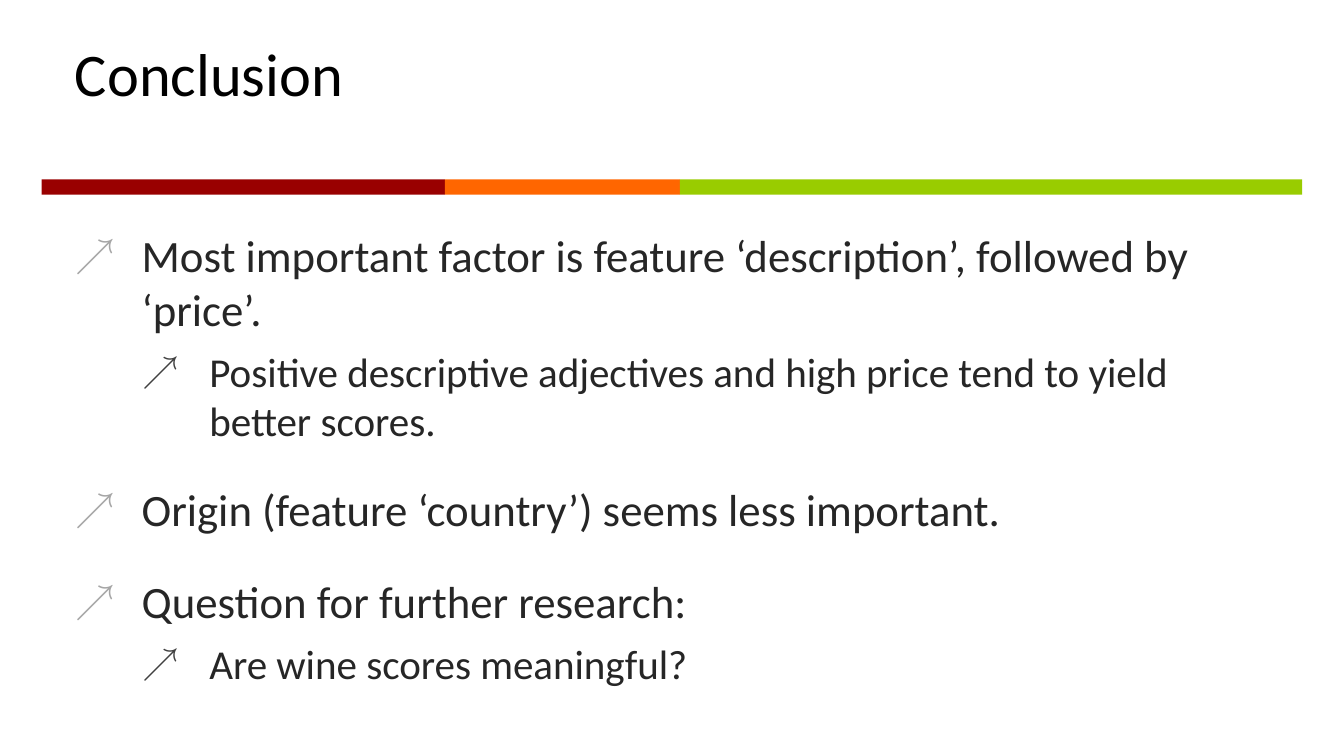
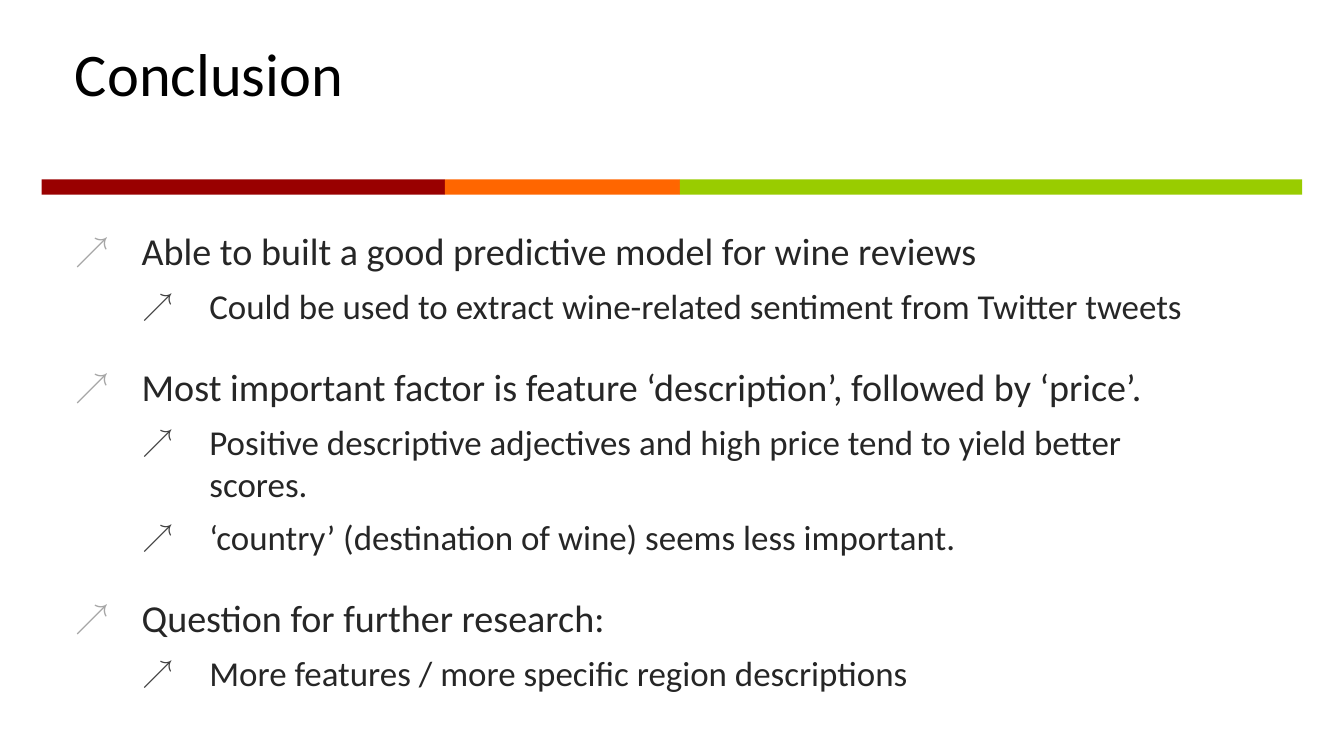
Before and after one commit to linreg2/Project1, a slide deck: slide 14 of project1_presentation.pptx. Drawn at 1344x756 pixels with LibreOffice and Linux fonts; fonts in the diff are those of the drawing; background and template pictures are left out. Boxes give left, top, right and bottom in pixels: in the first picture for what was removed or moved away, otherwise in the second. Text is boxed around its words. In the diff, an @@ line names an element or a change of style, - is before the commit and + after.

```diff
--- a/project1_presentation.pptx
+++ b/project1_presentation.pptx
@@ text at (142, 238, 1181, 320): paragraphs added @@
+↗ Able to built a good predictive model for wine reviews
+  ↗ Could be used to extract wine-related sentiment from Twitter tweets
@@ text at (142, 373, 1142, 637): size 24 to 20.4 pt in "Most important factor is feature ‘description’, followed ...", "Question for further research:"; size 22 to 18.7 pt in "Positive descriptive adjectives and high price tend ..." @@
@@ text at (209, 524, 955, 556): text changed; size 24 to 18.7 pt @@
-↗ Origin (feature ‘country’) seems less important.
+  ↗ ‘country’ (destination of wine) seems less important.
@@ text at (209, 661, 907, 692): text changed; size 22 to 18.7 pt @@
-  ↗ Are wine scores meaningful?
+  ↗ More features / more specific region descriptions
```
Also in this commit, not shown: 12 other slides changed, 2 other files.
